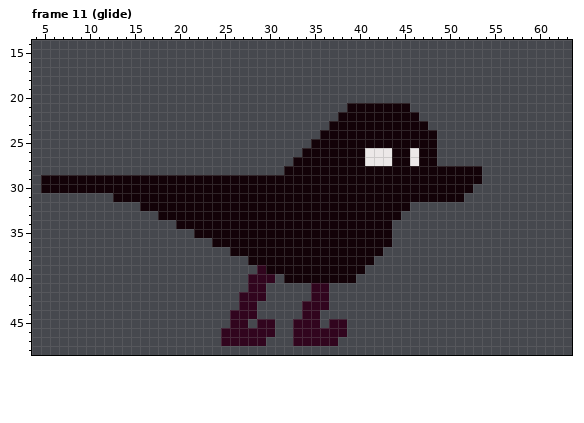
A pixel-art file gets an edit: characters/bird/bird.aseprite. The picture above is the old version.
64x64 pixels, 14 frames. Shown: frame 11 (glide): x 4..63, y 14..48. The commit also changed other frames, which this record leaves out.
Once edited:
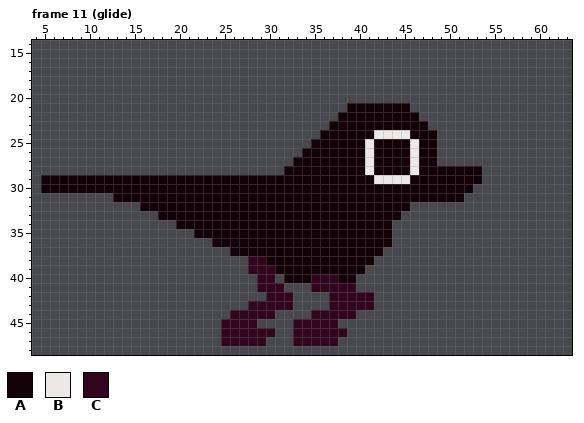
Palette (. is transparent): A #130208  B #ece8e8  C #31051e
What changed:
Frame 11 (glide), layer "Layer 2":
y 24: x 42..45 AAAA -> BBBB
y 25: x 41 A -> B; x 46 A -> B
y 26..27: x 42..43 BB -> AA
y 28: x 41 A -> B; x 46 A -> B
y 29: x 42..45 AAAA -> BBBB
y 38: x 28..29 AA -> CC
y 39: x 28 . -> C; x 30 A -> C
y 40: x 28 C -> .; x 35..37 AAA -> CCC
y 41: x 28 C -> .; x 30..31 .. -> CC; x 37..39 ... -> CCC
y 42: x 27..32 CCC... -> ...CCC; x 35..41 CC..... -> ..CCCCC
y 43: x 27 C -> .; x 29..32 .... -> CCCC; x 34..41 CCC..... -> ...CCCCC
y 44: x 29..30 .. -> CC; x 34 C -> .; x 36..39 .... -> CCCC
y 45: x 25 . -> C; x 28..30 .CC -> C..; x 36 . -> C; x 38 C -> .
Changed places in both pictures, as pixel boxes (x1, y1, x2, y2):
changed: (365, 130, 419, 184)
changed: (221, 256, 374, 328)
